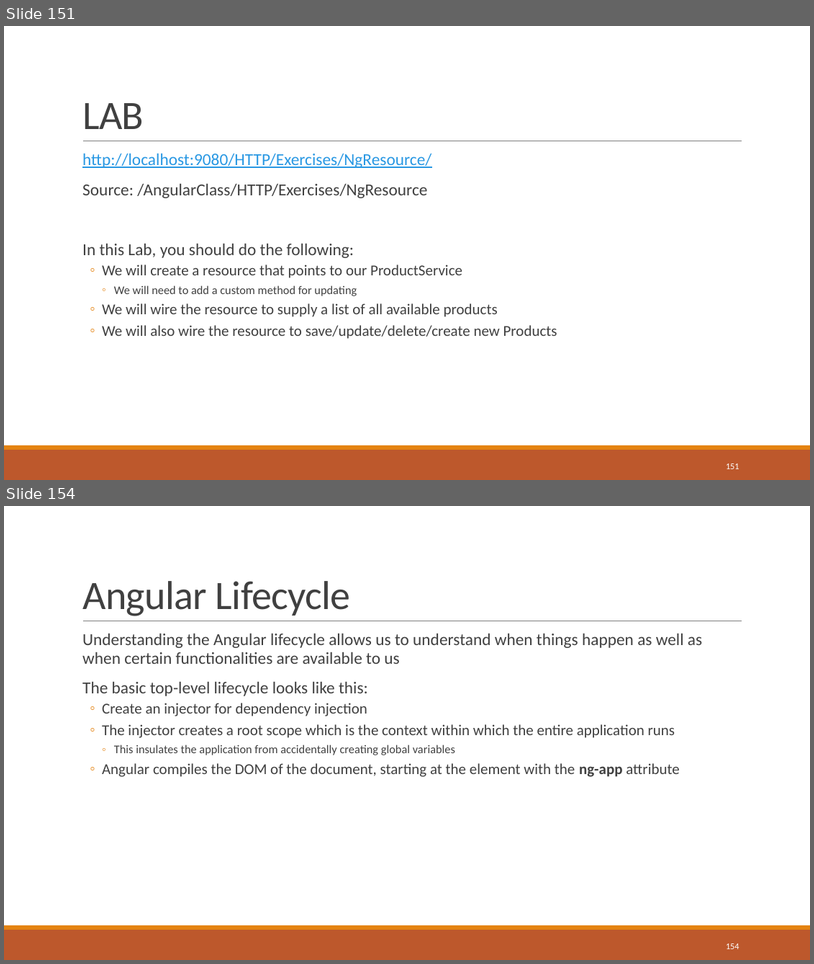
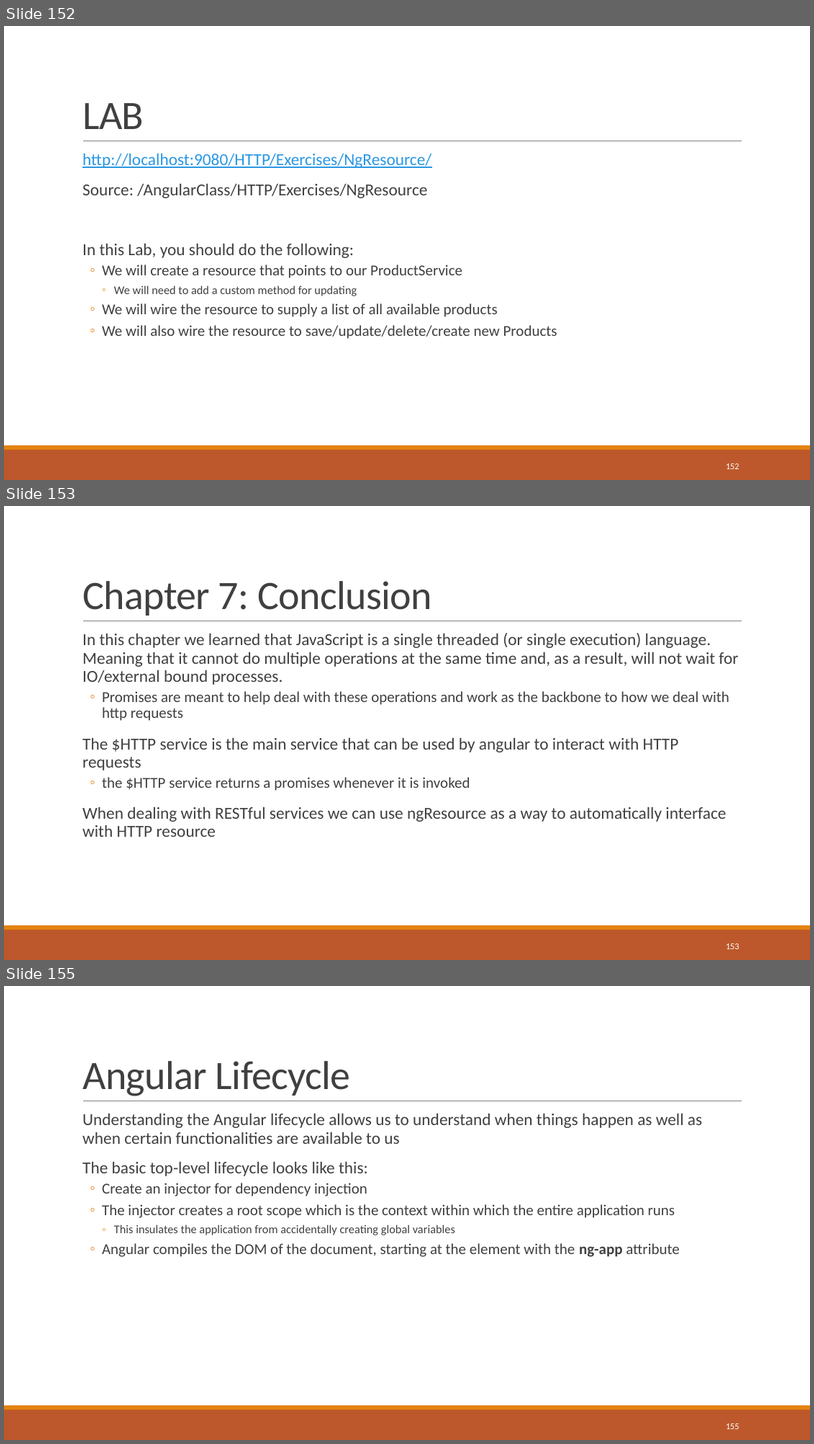
Before and after one commit to sbechtold/angularjs, a slide deck: materials/AngularJS.pptx. Shown one above the other, each under a label of ours: slides 151 and 154 before the commit, slides 152, 153 and 155 after it; the slides between them are not shown. The pictures are 814x964 and 814x1444 pixels, drawn with LibreOffice and Linux fonts; fonts in the diff are those of the drawing. Boxes give left, top, right and bottom in pixels: in the first picture for what was removed or moved away, otherwise in the second. Text is boxed around its words. In the diff, an @@ line names an element or a change of style, - is before the commit and + after.

```diff
--- a/materials/AngularJS.pptx
+++ b/materials/AngularJS.pptx
@@ slide 153 added at box(4, 506, 810, 960), background #FFFFFF; not listed: 3 template elements that a slide beside it also shows @@
@@ title added at box(82, 581, 432, 615), 48 pt, text #404040 @@
+Chapter 7: Conclusion
@@ text added at box(82, 633, 738, 836), 20 pt, text #404040 @@
+  In this chapter we learned that JavaScript is a single threaded (or single execution) language. Meaning that it cannot do multiple operations at the same time and, as a result, will not wait for IO/external bound processes.
+  ◦ Promises are meant to help deal with these operations and work as the backbone to how we deal with http requests
+  The $HTTP service is the main service that can be used by angular to interact with HTTP requests
+  ◦ the $HTTP service returns a promises whenever it is invoked
+  When dealing with RESTful services we can use ngResource as a way to automatically interface with HTTP resource
@@ page number added at box(726, 943, 740, 949), 10.5 pt, text #FFFFFF @@
+153
@@ what was slide 151 is now slide 152 @@
@@ page number at box(726, 463, 740, 469): text changed @@
-151
+152
@@ what was slide 154 is now slide 155 @@
@@ page number at box(726, 1423, 740, 1429): text changed @@
-154
+155
```
Also in this commit, not shown: 12 slides changed, 11 other slides added, 10 slides removed, 16 other files.
